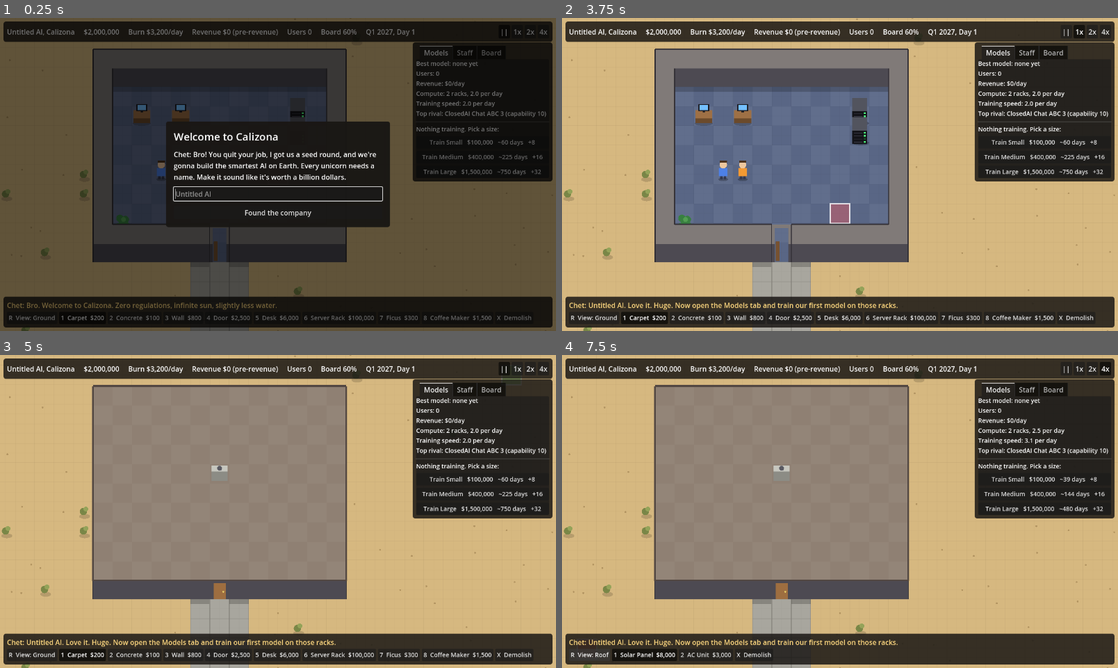
Above: before the commit, frames 1-4 (two rows, left to right).
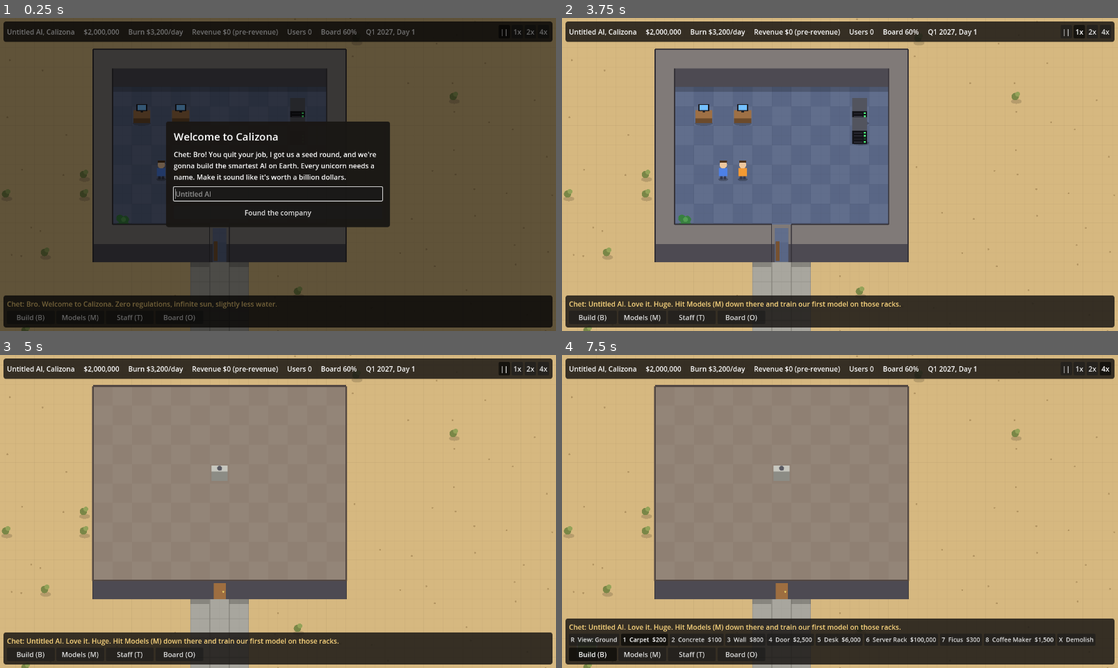
Above: after the commit, the same moments.

Repository: noahmvanderpol-source/AiTycoon
Game: Godot game, scene res://scenes/main.tscn
Two runs of this game, one before a commit and one after it. Both use one fixed random seed, a clock stepped at 60 frames per second and the inputs below.
Inputs (mouse positions are in pixels of both pictures, inside the frame that each line leads up to):
- Up to frame 1 (0.25 s): no input
- Up to frame 2 (3.75 s): click (595, 318) at 0.5 s, where only the run after the commit has a clickable "Build (B)"; click (639, 318) at 1.25 s, where only the run after the commit has a clickable "Models (M)"; click (689, 318) at 2 s, where only the run after the commit has a clickable "Staff (T)"; click (739, 318) at 2.75 s, where only the run after the commit has a clickable "Board (O)"; click "Found the company" at 3.5 s
- Up to frame 3 (5 s): click "||" at 4.25 s
- Up to frame 4 (7.5 s): click "1x" at 5 s; click "2x" at 5.75 s; click "4x" at 6.5 s; click (595, 655) at 7.25 s, where only the run before the commit has a clickable "R View: Ground"

The runs differ from the first frame. In frame 1, 12% of the frame differs, in the area x 0-100%, y 7-97%; in frame 2, 13%; in frame 3, 13%; in frame 4, 18%, in the area x 0-100%, y 7-98%.

Commit message:
Add a bottom menu row: Build (B), Models (M), Staff (T), Board (O)
Build opens the build bar; the other menus open the side panel on their
tab. Building only works while Build is open. New panels go in MENUS.

Co-Authored-By: Claude Opus 5.5 (1M context) <noreply@anthropic.com>
Claude-Session: https://claude.ai/code/session_011b7jM6BVVrj61DEP2NGx19

Diff:
--- a/scripts/main.gd
+++ b/scripts/main.gd
@@ -84,14 +84,14 @@
 
 const CHET_TIPS := [
 	"Bro. Welcome to Calizona. Zero regulations, infinite sun, slightly less water.",
-	"Drag Walls in a box and boom, you've got a room. That's basically architecture.",
+	"Press B to build. Drag Walls in a box and boom, you've got a room. That's basically architecture.",
 	"Desks need a floor under them. Even disruptors need carpet, bro.",
 	"Server Racks are where the AI lives. Feed them money and they feed you... eventually.",
 	"Ficus plants boost morale by 0%. Investors love them though.",
 	"Revenue? We're pre-revenue. That's a vibe, not a problem.",
 	"More Server Racks means more compute means faster training. It's literally just math, bro.",
 	"Researchers at desks train models faster. Engineers babysit racks for extra compute. Marketers at desks get users.",
-	"Assign jobs in the Staff tab. You don't tell people what to do, you tell them what their job is. Leadership.",
+	"Assign jobs under Staff (T). You don't tell people what to do, you tell them what their job is. Leadership.",
 	"The board sets one target a quarter. Hit it and they love you. Miss it and, well, I hear Uber's hiring.",
 	"Users are revenue. Revenue is users. I learned that at Stanford. Well, near Stanford.",
 	"Right-click demolishes stuff. Like the old office culture. Disrupted.",
@@ -148,6 +148,18 @@
 var speed_buttons := []
 var ui_layer: CanvasLayer
 var tabs: TabContainer
+var side_panel: Control
+var build_row: HBoxContainer
+var menu_buttons := {}  # menu id -> Button
+
+# The menu row along the bottom. Panels open from here by click or hotkey; add new ones to this list.
+# "tab" is the index of the panel in the right-hand side panel; build opens the build bar instead.
+const MENUS := [
+	{"id": "build", "name": "Build", "key": KEY_B},
+	{"id": "models", "name": "Models", "key": KEY_M, "tab": 0},
+	{"id": "staff", "name": "Staff", "key": KEY_T, "tab": 1},
+	{"id": "board", "name": "Board", "key": KEY_O, "tab": 2},
+]
 var models_label: Label
 var train_label: Label
 var train_bar: ProgressBar
@@ -253,6 +265,8 @@
 	chet_label.autowrap_mode = TextServer.AUTOWRAP_WORD_SMART
 	col.add_child(chet_label)
 	var row := HBoxContainer.new()
+	build_row = row
+	row.visible = false
 	col.add_child(row)
 	level_button = Button.new()
 	level_button.focus_mode = Control.FOCUS_NONE
@@ -267,6 +281,17 @@
 		b.pressed.connect(_select_tool.bind(i))
 		row.add_child(b)
 		tool_buttons.append(b)
+	var menu_row := HBoxContainer.new()
+	col.add_child(menu_row)
+	for m in MENUS:
+		var b := Button.new()
+		b.text = "%s (%s)" % [m.name, OS.get_keycode_string(m.key)]
+		b.toggle_mode = true
+		b.focus_mode = Control.FOCUS_NONE
+		b.custom_minimum_size.x = 110
+		b.pressed.connect(_toggle_menu.bind(m.id))
+		menu_row.add_child(b)
+		menu_buttons[m.id] = b
 
 	var side := PanelContainer.new()
 	side.add_theme_stylebox_override("panel", _panel_style())
@@ -276,8 +301,11 @@
 	side.offset_right = -8
 	side.offset_top = 56
 	layer.add_child(side)
+	side_panel = side
+	side.visible = false
 	tabs = TabContainer.new()
 	tabs.focus_mode = Control.FOCUS_NONE
+	tabs.tabs_visible = false  # the bottom menu row picks the tab
 	side.add_child(tabs)
 	_build_models_tab()
 	_build_staff_tab()
@@ -499,7 +527,7 @@
 		"Found the company", func():
 			var n := edit.text.strip_edges()
 			company = n if n != "" else "Untitled AI"
-			_chet("%s. Love it. Huge. Now open the Models tab and train our first model on those racks." % company),
+			_chet("%s. Love it. Huge. Hit Models (M) down there and train our first model on those racks." % company),
 		edit)
 	edit.call_deferred("grab_focus")
 
@@ -527,6 +555,23 @@
 		tool_buttons[i].text = "%s  %s" % [key, tool.name] if tool.cost == 0 else "%s  %s  %s" % [key, tool.name, _money(tool.cost)]
 		tool_buttons[i].visible = shown.has(i)
 	_select_tool(shown[0])
+
+
+# Build toggles the build bar; the other menus share the side panel, one at a time.
+func _toggle_menu(id: String) -> void:
+	if id == "build":
+		build_row.visible = not build_row.visible
+		dragging = false
+		paint_tiles.clear()
+	else:
+		var m: Dictionary = MENUS.filter(func(x): return x.id == id)[0]
+		var reopen: bool = not side_panel.visible or tabs.current_tab != m.tab
+		side_panel.visible = reopen
+		if reopen:
+			tabs.current_tab = m.tab
+	for m in MENUS:
+		var open: bool = build_row.visible if m.id == "build" else side_panel.visible and tabs.current_tab == m.get("tab", -1)
+		menu_buttons[m.id].button_pressed = open
 
 
 func _select_tool(i: int) -> void:
@@ -622,12 +667,18 @@
 	if modal:
 		return
 	if event is InputEventKey and event.pressed and not event.echo:
+		for m in MENUS:
+			if event.keycode == m.key:
+				_toggle_menu(m.id)
+				return
 		var shown := _level_tools()
+		if not build_row.visible:
+			shown = []
 		if event.keycode >= KEY_1 and event.keycode < KEY_1 + shown.size() - 1:
 			_select_tool(shown[event.keycode - KEY_1])
 		elif event.keycode == KEY_R:
 			_toggle_level()
-		elif event.keycode == KEY_X:
+		elif event.keycode == KEY_X and build_row.visible:
 			_select_tool(TOOLS.size() - 1)
 		elif event.keycode == KEY_SPACE:
 			_set_speed(1 if speed == 0 else 0)
@@ -639,7 +690,7 @@
 	elif event is InputEventMouseButton and event.pressed:
 		match event.button_index:
 			MOUSE_BUTTON_LEFT:
-				if _in_bounds(hover):
+				if build_row.visible and _in_bounds(hover):
 					dragging = true
 					drag_start = hover
 					paint_tiles.clear()
@@ -649,7 +700,7 @@
 				if dragging:
 					dragging = false
 					paint_tiles.clear()
-				else:
+				elif build_row.visible:
 					_demolish(hover)
 					_after_build()
 			MOUSE_BUTTON_MIDDLE:
@@ -979,7 +1030,7 @@
 	_show_modal("%s board meeting" % _quarter_name(q - 1),
 		"Target: %s\n%s\nBoard Confidence: %d%% (%+d)\n\nNext quarter: %s\n\"%s\"" % [old, verdict, confidence, change, target.text, target.quote],
 		"Back to work", func(): pass)
-	_chet("Board meeting survived. New target's in the Board tab. We got this. Probably.")
+	_chet("Board meeting survived. New target is under Board (O). We got this. Probably.")
 
 
 func _end_game(title: String, body: String) -> void:
@@ -1438,7 +1489,7 @@
 
 
 func _draw_preview() -> void:
-	if not _in_bounds(hover):
+	if not build_row.visible or not _in_bounds(hover):
 		return
 	var tool: Dictionary = TOOLS[tool_index]
 	var size := SUB if _is_sub_tool() else TILE
Not shown, changed: README.md
